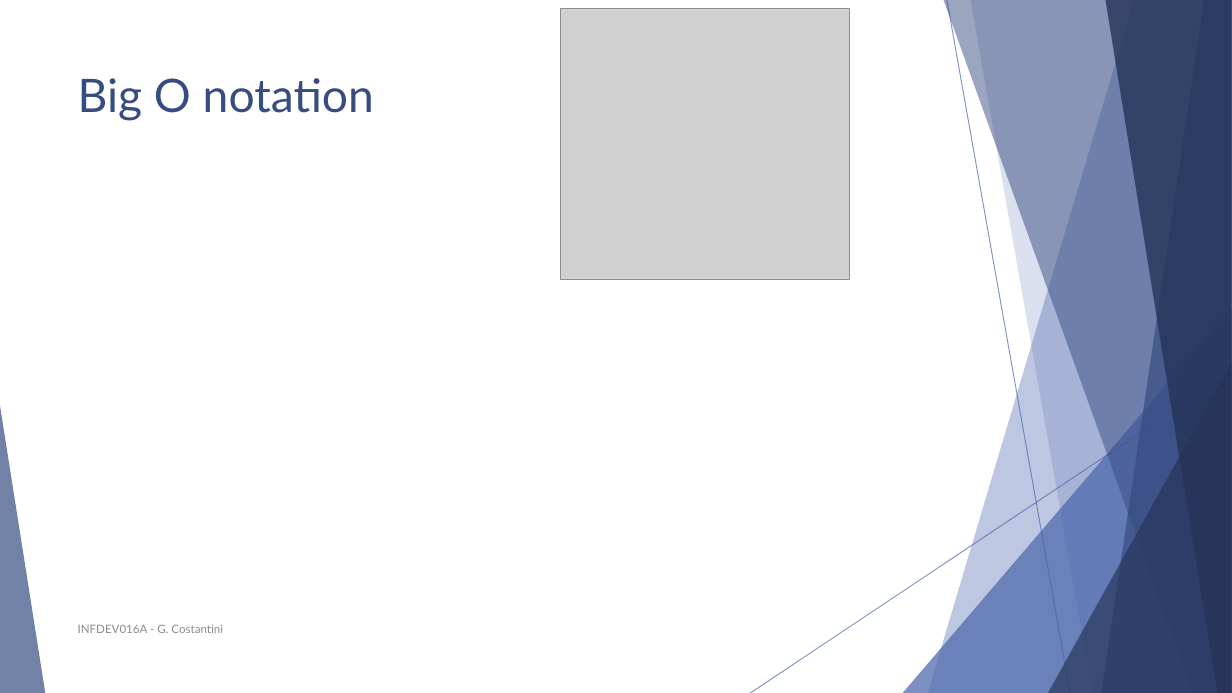
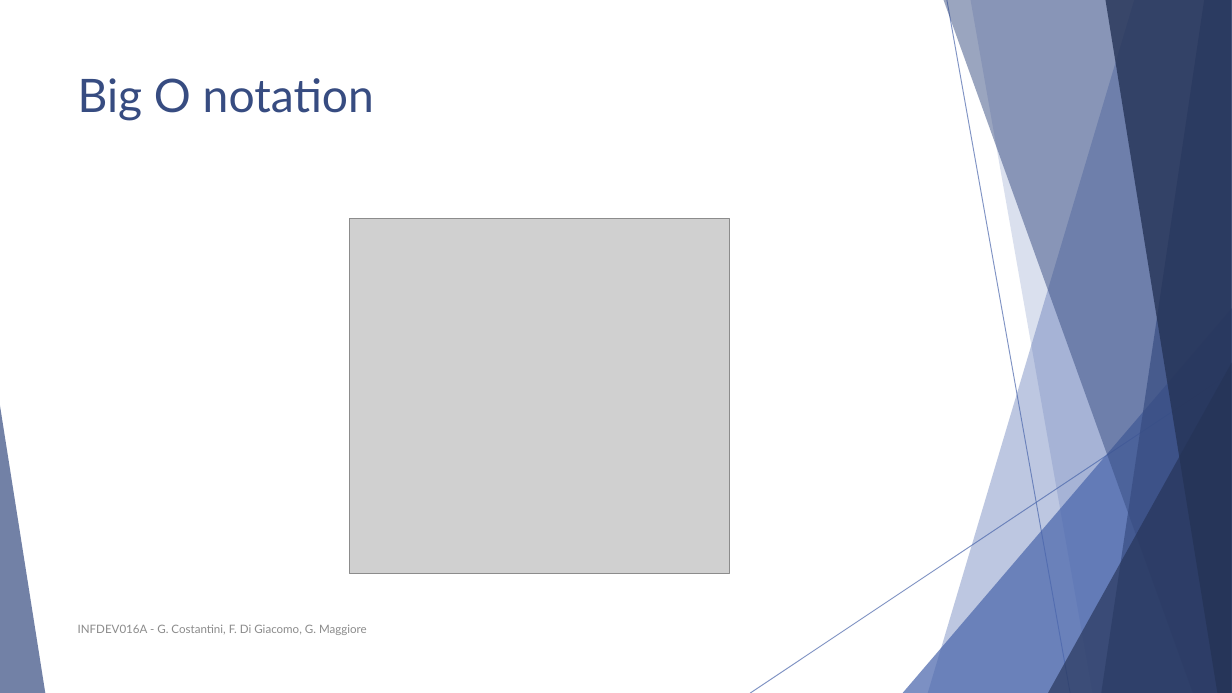
Before and after one commit to polyanos/INFDEV01-6A, a slide deck: slide 34 of Slides/Week 1 - Intro, array, complexity.pptx. Drawn at 1232x693 pixels with LibreOffice and Linux fonts; fonts in the diff are those of the drawing; grey boxes stand for pictures. Boxes give left, top, right and bottom in pixels: in the first picture for what was removed or moved away, otherwise in the second. Text is boxed around its words. In the diff, an @@ line names an element or a change of style, - is before the commit and + after.

```diff
--- a/Slides/Week 1 - Intro, array, complexity.pptx
+++ b/Slides/Week 1 - Intro, array, complexity.pptx
@@ picture: place and size @@
-picture at (560, 9, 849, 280)
+picture at (349, 218, 729, 574)
@@ text at (78, 624, 367, 635): text changed @@
-INFDEV016A - G. Costantini
+INFDEV016A - G. Costantini, F. Di Giacomo, G. Maggiore
```
Also in this commit, not shown: 51 other slides changed, 3 slides added, 1 slide removed.
